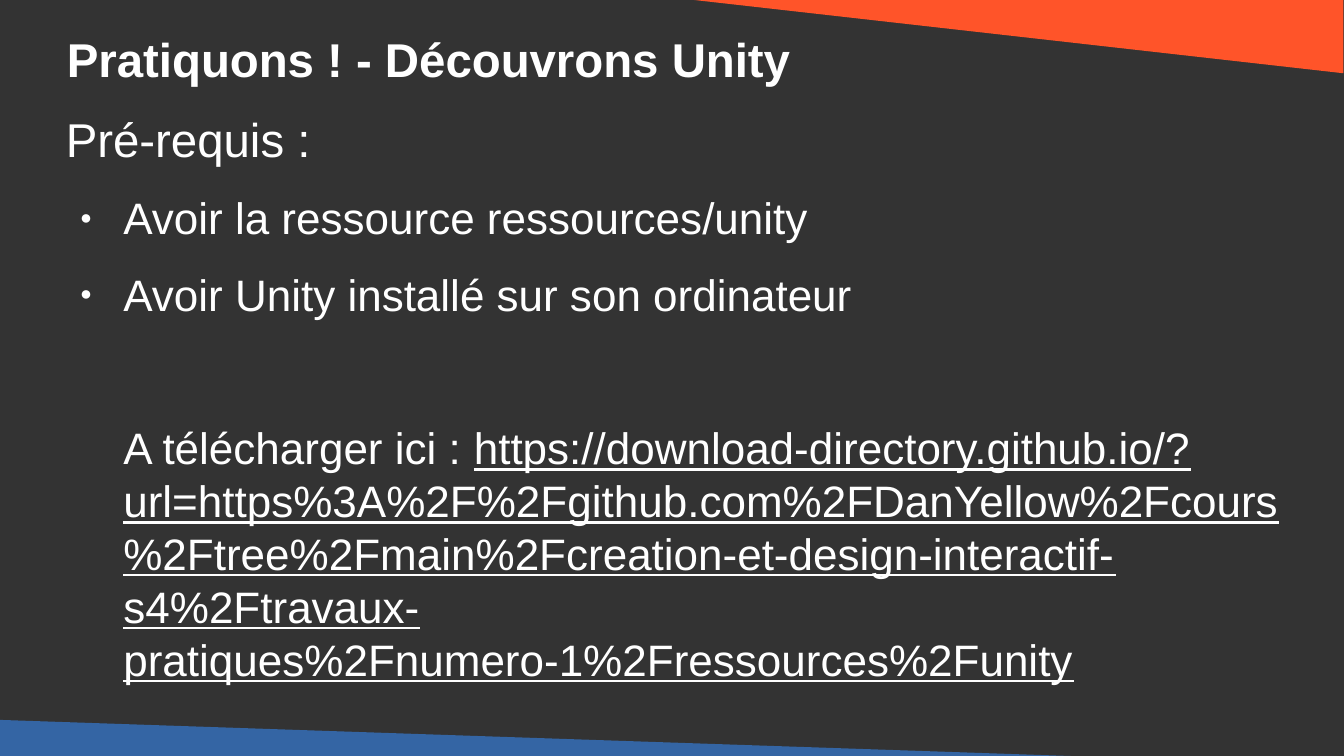
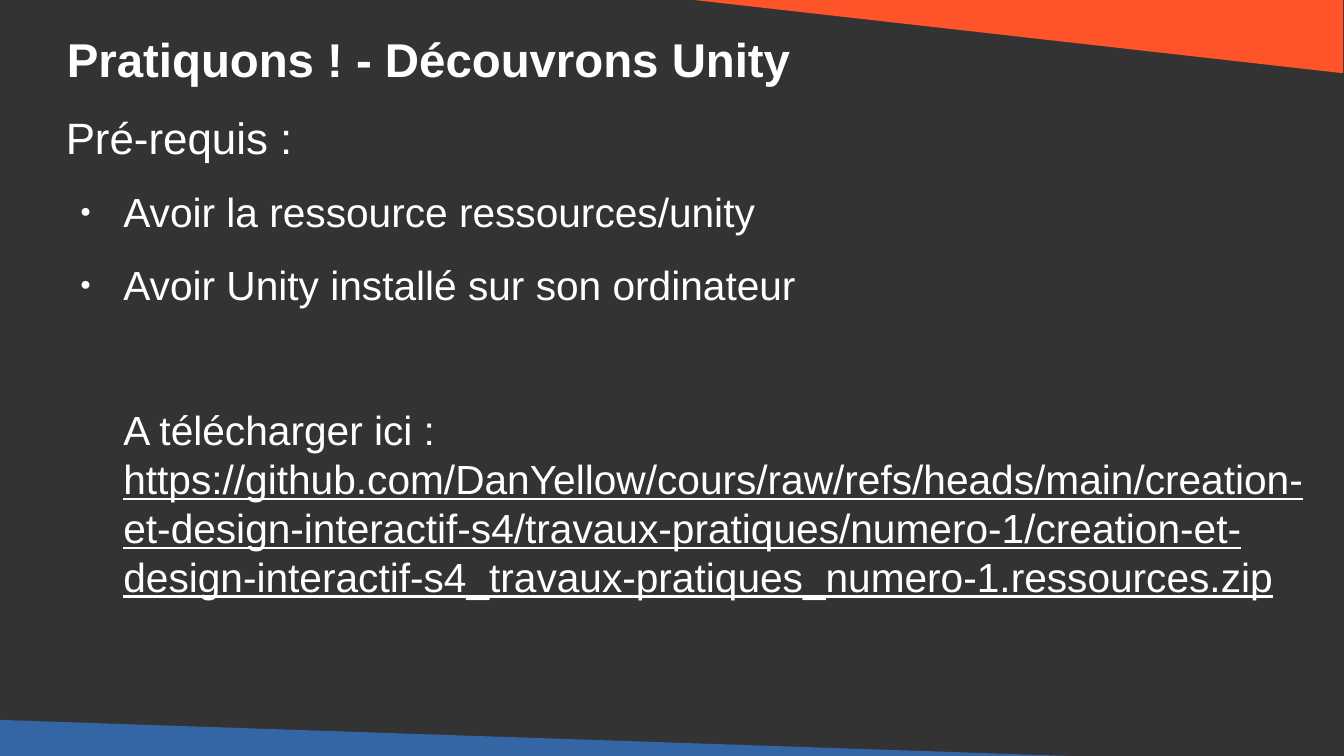
Before and after one commit to DanYellow/cours, a slide deck: slide 14 of creation-et-design-interactif-s4/travaux-pratiques/numero-1/presentation.odp. Drawn at 1344x756 pixels with LibreOffice and Linux fonts; fonts in the diff are those of the drawing. Boxes give left, top, right and bottom in pixels: in the first picture for what was removed or moved away, otherwise in the second. Text is boxed around its words. In the diff, an @@ line names an element or a change of style, - is before the commit and + after.

Commit message:
creation-et-design-interactif-s4@TP#1 - Update slides

```diff
--- a/creation-et-design-interactif-s4/travaux-pratiques/numero-1/presentation.odp
+++ b/creation-et-design-interactif-s4/travaux-pratiques/numero-1/presentation.odp
@@ text at [66, 121, 796, 307]: size 28 to 25.9 pt in "Pré-requis :"; size 26 to 24.1 pt in "Avoir la ressource ressources/unity", "Avoir Unity installé sur son ordinateur" @@
@@ text at [123, 415, 1303, 599]: text changed; size 26 to 24.1 pt @@
-A télécharger ici : https://download-directory.github.io/?url=https%3A%2F%2Fgithub.com%2FDanYellow%2Fcours%2Ftree%2Fmain%2Fcreation-et-design-interactif-s4%2Ftravaux-pratiques%2Fnumero-1%2Fressources%2Funity
+A télécharger ici : https://github.com/DanYellow/cours/raw/refs/heads/main/creation-et-design-interactif-s4/travaux-pratiques/numero-1/creation-et-design-interactif-s4_travaux-pratiques_numero-1.ressources.zip
```
Also in this commit, not shown: 1 other file.
